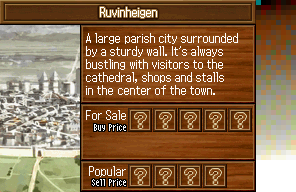
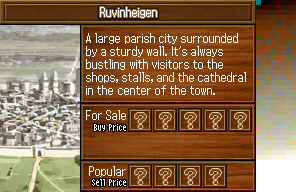
Two versions of the same layered image (296 × 192). Layer-by-layer changes:
renamed "Layer 3" to "Layer 4", painted on it over [86,72,246,83]
